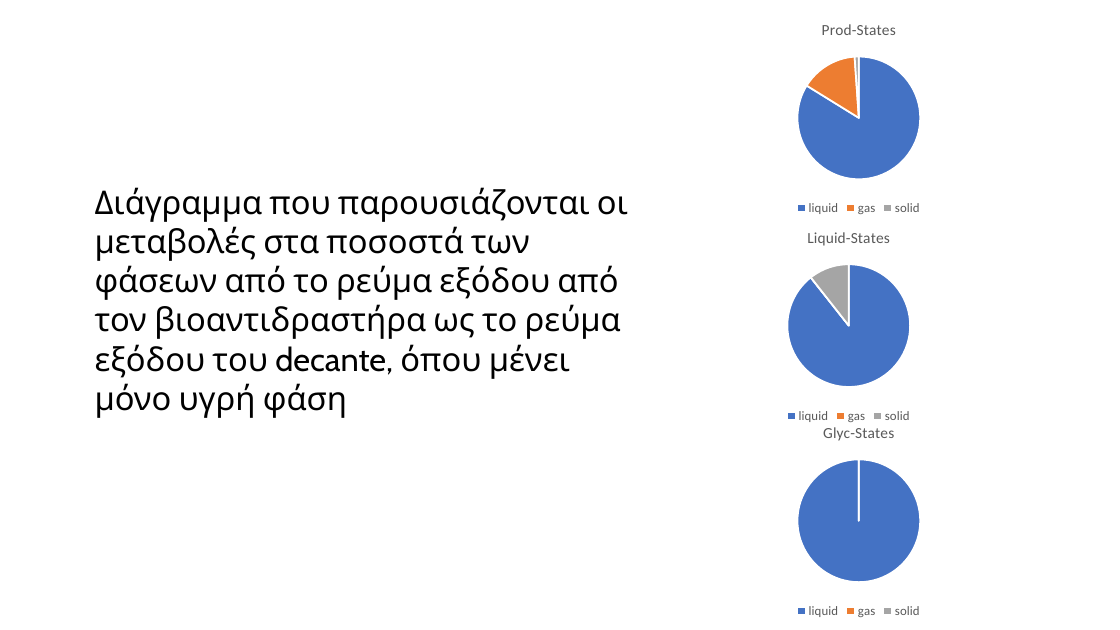
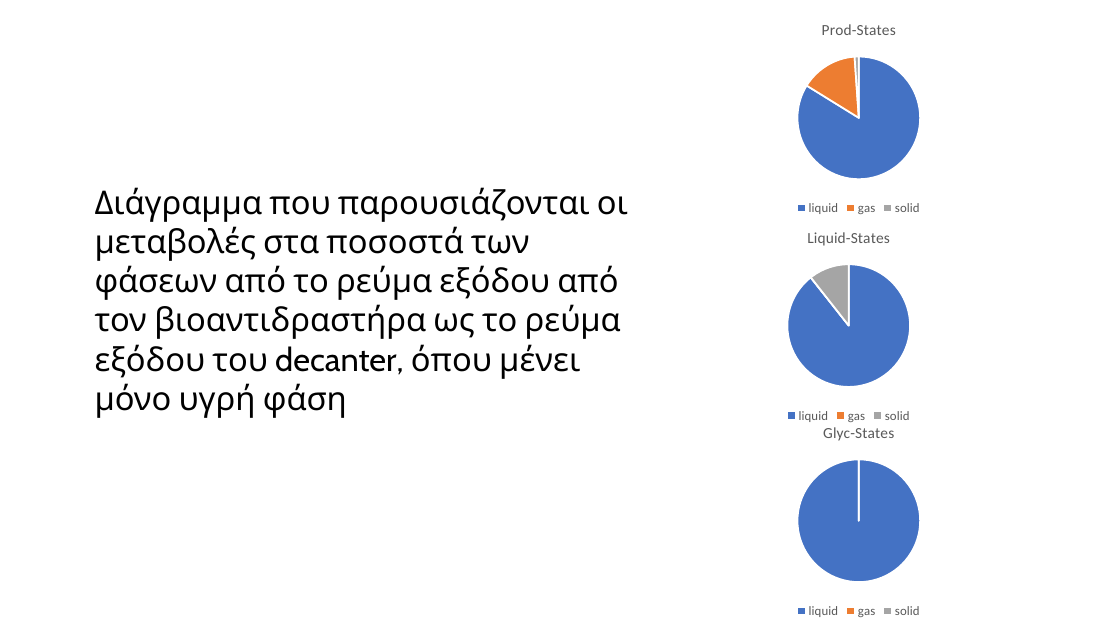
Before and after one commit to Vidianos-Giannitsis/Process-Design, a slide deck: slide 23 of Final_exam_files/Process_Design_omada_27_to_upload/presentation_omada_27.pptx. Drawn at 1120x630 pixels with LibreOffice and Linux fonts; fonts in the diff are those of the drawing. Boxes give left, top, right and bottom in pixels: in the first picture for what was removed or moved away, otherwise in the second. Text is boxed around its words. In the diff, an @@ line names an element or a change of style, - is before the commit and + after.

```diff
--- a/Final_exam_files/Process_Design_omada_27_to_upload/presentation_omada_27.pptx
+++ b/Final_exam_files/Process_Design_omada_27_to_upload/presentation_omada_27.pptx
@@ text at (x1=95, y1=187, x2=628, y2=418): text changed @@
-Διάγραμμα που παρουσιάζονται οι μεταβολές στα ποσοστά των φάσεων από το ρεύμα εξόδου από τον βιοαντιδραστήρα ως το ρεύμα εξόδου του decante, όπου μένει μόνο υγρή φάση
+Διάγραμμα που παρουσιάζονται οι μεταβολές στα ποσοστά των φάσεων από το ρεύμα εξόδου από τον βιοαντιδραστήρα ως το ρεύμα εξόδου του decanter, όπου μένει μόνο υγρή φάση
```
Also in this commit, not shown: 15 other slides changed, 8 other files.
